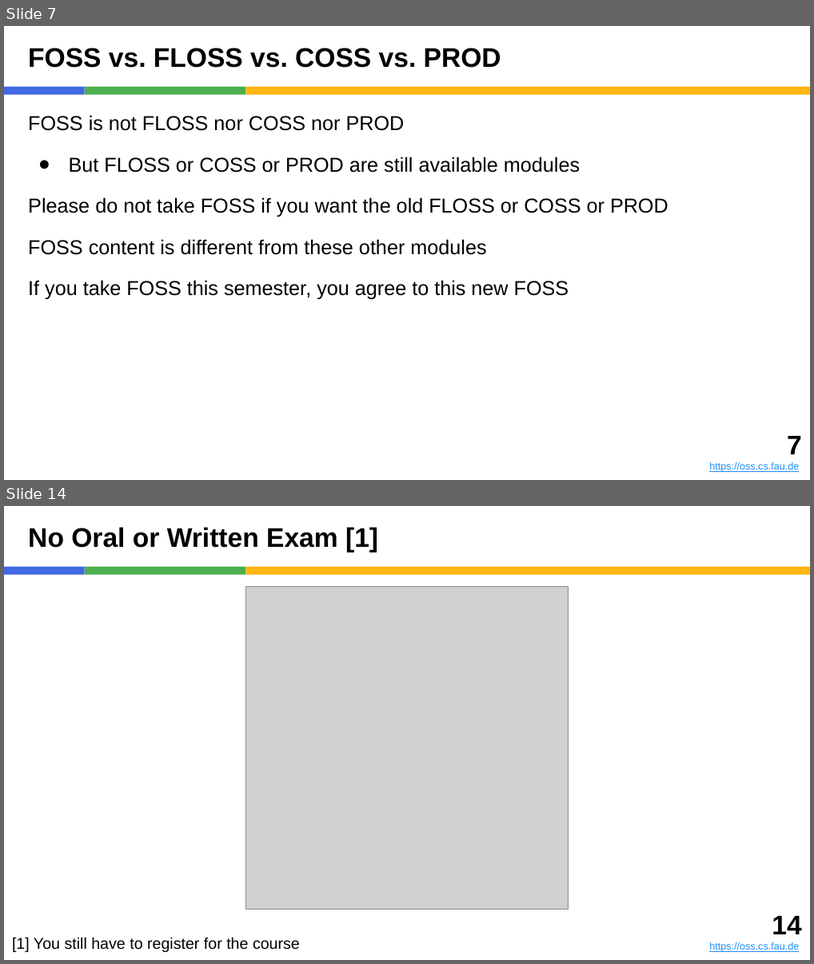
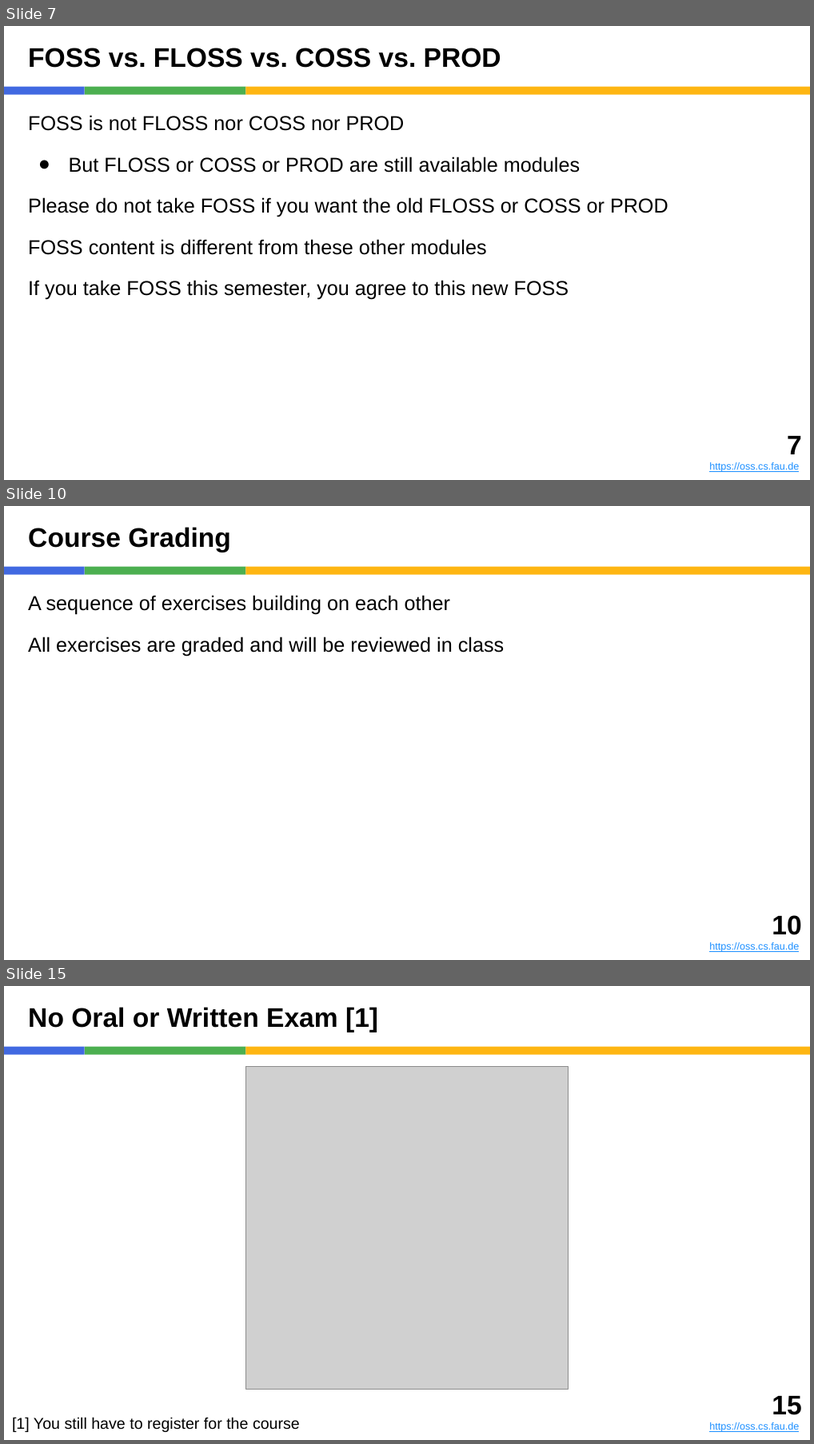
Before and after one commit to dirkriehle/foss-course, a slide deck: Lecture slides/FOSS A01 - Introduction.pptx. Shown one above the other, each under a label of ours: slides 7 and 14 before the commit, slides 7, 10 and 15 after it; the slides between them are not shown. The pictures are 814x964 and 814x1444 pixels, drawn with LibreOffice and Linux fonts; fonts in the diff are those of the drawing; grey boxes stand for pictures. Boxes give left, top, right and bottom in pixels: in the first picture for what was removed or moved away, otherwise in the second. Text is boxed around its words. In the diff, an @@ line names an element or a change of style, - is before the commit and + after.

```diff
--- a/Lecture slides/FOSS A01 - Introduction.pptx
+++ b/Lecture slides/FOSS A01 - Introduction.pptx
@@ slide 10 added at (4,506,810,960), background #FFFFFF; not listed: 3 template elements that a slide beside it also shows @@
@@ title added at (28,527,231,552), 24 pt, text #000000, bold @@
+Course Grading
@@ text added at (28,595,504,656), 18 pt, text #000000 @@
+A sequence of exercises building on each other
+All exercises are graded and will be reviewed in class
@@ text added at (710,915,802,952), 9 pt, text #1E90FF, underline @@
+10
+https://oss.cs.fau.de
@@ what was slide 14 is now slide 15 @@
@@ text at (772,1396,802,1415): text changed @@
-14
+15
```
Also in this commit, not shown: 4 slides changed, 5 other slides added, 5 slides removed, 5 other files.
